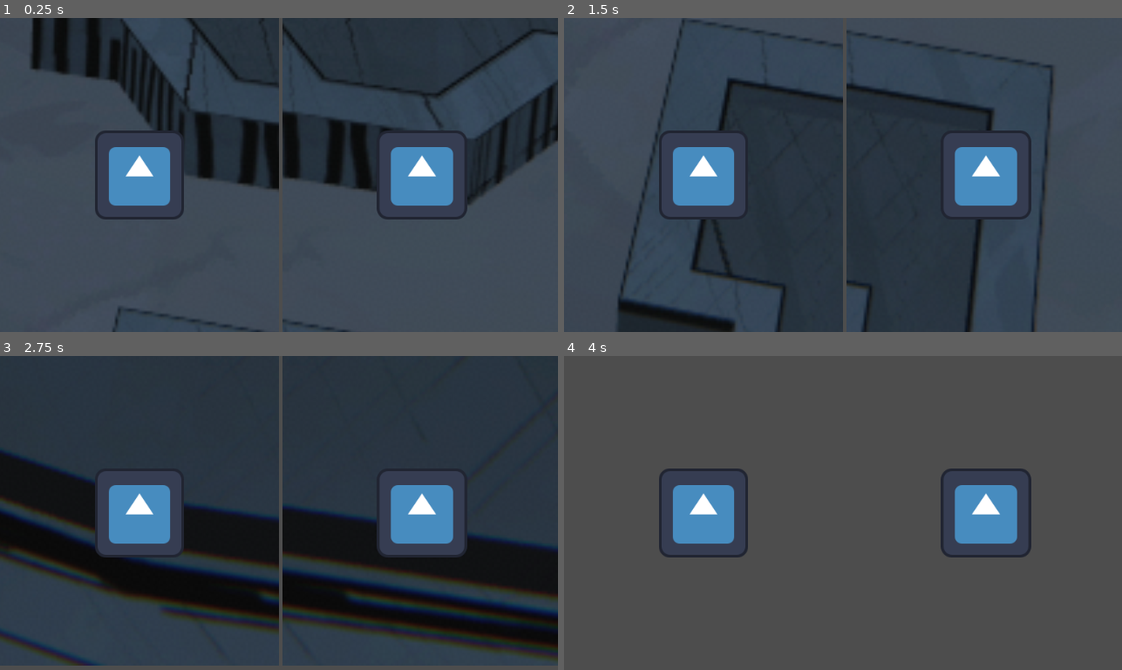
Above: before the commit, frames 1-4 (two rows, left to right).
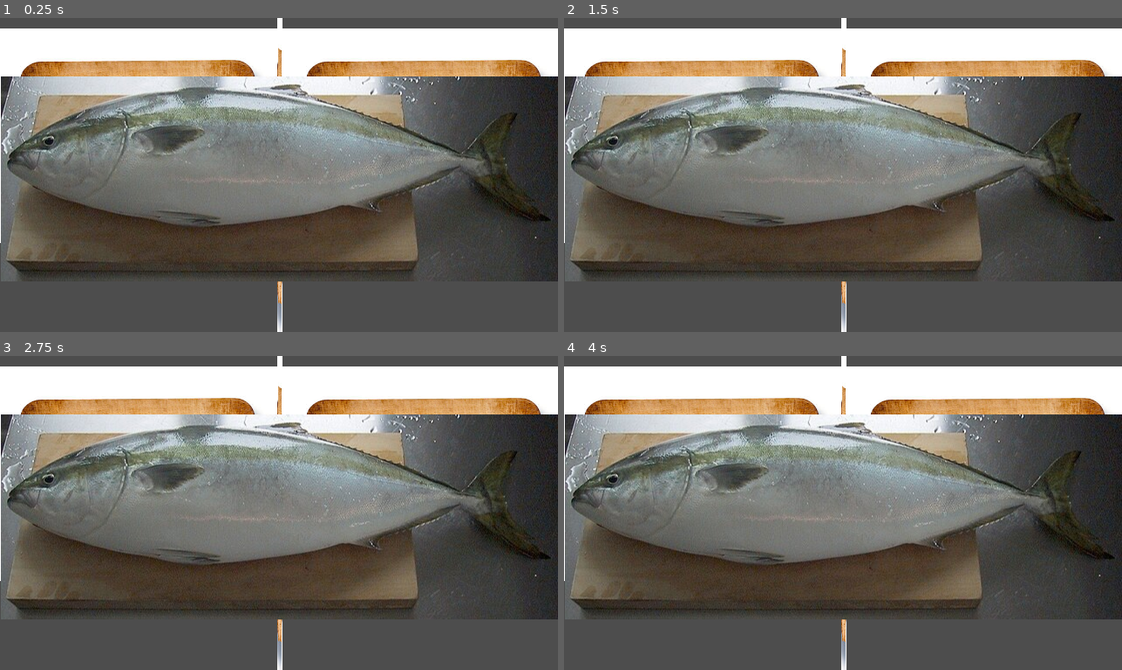
Above: after the commit, the same moments.

Repository: Fullbust505/GameJam2026
Game: Godot game, scene res://scenes/cam_template.tscn
Two runs of this game, one before a commit and one after it. Both use one fixed random seed, a clock stepped at 60 frames per second and the inputs below. The engine's default icon, where the game draws it, is replaced by a stand-in: a white triangle on a blue panel in a dark square.
Inputs:
- Up to frame 1 (0.25 s): no input
- Up to frame 2 (1.5 s): no input
- Up to frame 3 (2.75 s): no input
- Up to frame 4 (4 s): tap Enter at 3.5 s

The runs differ from the first frame. In frame 1, 78% of the frame differs, in the area x 0-100%, y 0-100%; in frame 2, 84%; in frame 3, 92%; in frame 4, 68%.

Commit message:
cutting game functionnal

Diff:
--- a/monsieur-monstre-jeux/scenes/apnee_level.tscn
+++ b/monsieur-monstre-jeux/scenes/apnee_level.tscn
@@ -1,18 +1,24 @@
 [gd_scene format=3 uid="uid://da4q0glx3nck1"]
 
+[ext_resource type="Script" uid="uid://c1q7w04fikri3" path="res://scripts/apnee_level.gd" id="1_1ggvs"]
 [ext_resource type="PackedScene" uid="uid://becnsoal6i1ry" path="res://scenes/nage_P1.tscn" id="1_3l7bd"]
 [ext_resource type="PackedScene" uid="uid://dyy81owekxuom" path="res://scenes/nage_P2.tscn" id="2_8o8tc"]
-[ext_resource type="Texture2D" uid="uid://dy7hfpp71wuar" path="res://sprites/background.png" id="3_qhxwh"]
+[ext_resource type="Texture2D" uid="uid://c2f2hb6esuyce" path="res://sprites/fonds_marins.jpg" id="4_xss8d"]
+[ext_resource type="PackedScene" uid="uid://rj5diaay2u36" path="res://scenes/fish.tscn" id="5_xss8d"]
 
-[node name="Node" type="Node" unique_id=2062969420]
+[node name="apnee_level" type="Node" unique_id=2062969420]
+script = ExtResource("1_1ggvs")
 
 [node name="P1" parent="." unique_id=2103489380 instance=ExtResource("1_3l7bd")]
-position = Vector2(2, 0)
 
 [node name="P2" parent="." unique_id=837561289 instance=ExtResource("2_8o8tc")]
-position = Vector2(227, 0)
+position = Vector2(500, 0)
 
 [node name="background" type="Sprite2D" parent="." unique_id=290239481]
 z_index = -3
-scale = Vector2(3.0511725, 3.0511725)
-texture = ExtResource("3_qhxwh")
+position = Vector2(224.00003, 600.00006)
+scale = Vector2(1.6111732, 1.6111732)
+texture = ExtResource("4_xss8d")
+
+[node name="Fish" parent="." unique_id=394645795 instance=ExtResource("5_xss8d")]
+position = Vector2(-2, 251)
--- a/monsieur-monstre-jeux/scenes/cam_template.tscn
+++ b/monsieur-monstre-jeux/scenes/cam_template.tscn
@@ -1,7 +1,9 @@
 [gd_scene format=3 uid="uid://bfbny43birx8b"]
 
 [ext_resource type="Script" uid="uid://c5fqa1ax7aw5v" path="res://scripts/world.gd" id="1_n5pg7"]
-[ext_resource type="PackedScene" uid="uid://da4q0glx3nck1" path="res://scenes/apnee_level.tscn" id="2_n5pg7"]
+[ext_resource type="PackedScene" uid="uid://duj8xj1kbg5w8" path="res://scenes/cuisine_level.tscn" id="2_aep5y"]
+[ext_resource type="Texture2D" uid="uid://cp1xeoun8ih63" path="res://sprites/cutting board.jpg" id="3_rcbem"]
+[ext_resource type="Texture2D" uid="uid://66s4ikqhwo6s" path="res://sprites/500px-Seriola_on_cutting_board.png" id="4_rcbem"]
 
 [node name="Node" type="Node" unique_id=1193111562]
 script = ExtResource("1_n5pg7")
@@ -18,9 +20,15 @@
 size = Vector2i(320, 360)
 render_target_update_mode = 4
 
-[node name="Level" parent="HBoxContainer/P1_view_container/P1_view" unique_id=2062969420 instance=ExtResource("2_n5pg7")]
+[node name="P1Cam" type="Camera2D" parent="HBoxContainer/P1_view_container/P1_view" unique_id=1998250280]
 
-[node name="P1Cam" type="Camera2D" parent="HBoxContainer/P1_view_container/P1_view" unique_id=1998250280]
+[node name="Level" parent="HBoxContainer/P1_view_container/P1_view" unique_id=2062969420 instance=ExtResource("2_aep5y")]
+
+[node name="Sprite2D" type="Sprite2D" parent="HBoxContainer" unique_id=307835672]
+position = Vector2(321, 179)
+rotation = 3.1415927
+scale = Vector2(0.01, -1)
+texture = ExtResource("3_rcbem")
 
 [node name="P2_view_container" type="SubViewportContainer" parent="HBoxContainer" unique_id=1012394501]
 layout_mode = 2
@@ -31,3 +39,24 @@
 render_target_update_mode = 4
 
 [node name="P2Cam" type="Camera2D" parent="HBoxContainer/P2_view_container/P2_view" unique_id=38584722]
+
+[node name="Camera2D" type="Camera2D" parent="." unique_id=1430971758]
+anchor_mode = 0
+
+[node name="Label" type="Label" parent="." unique_id=773116792]
+z_index = 2
+z_as_relative = false
+offset_left = 300.0
+offset_right = 340.0
+offset_bottom = 23.0
+theme_override_font_sizes/font_size = 32
+horizontal_alignment = 1
+vertical_alignment = 1
+
+[node name="tuto" type="Sprite2D" parent="." unique_id=1217964979]
+position = Vector2(321, 185)
+texture = ExtResource("4_rcbem")
+
+[node name="p1readiness" type="Sprite2D" parent="." unique_id=1748155364]
+
+[node name="p2readiness" type="Sprite2D" parent="." unique_id=1895988079]
--- a/monsieur-monstre-jeux/scenes/cuisine_level.tscn
+++ b/monsieur-monstre-jeux/scenes/cuisine_level.tscn
@@ -1,15 +1,18 @@
 [gd_scene format=3 uid="uid://duj8xj1kbg5w8"]
 
-[ext_resource type="PackedScene" uid="uid://becnsoal6i1ry" path="res://scenes/nage_P1.tscn" id="1_kytv1"]
-[ext_resource type="PackedScene" uid="uid://dyy81owekxuom" path="res://scenes/nage_P2.tscn" id="2_724up"]
+[ext_resource type="Script" uid="uid://coc514l6jtinv" path="res://scripts/cut_logic.gd" id="1_4r5d3"]
+[ext_resource type="PackedScene" uid="uid://eua0qi6j81g1" path="res://scenes/cut_P1.tscn" id="1_evvn1"]
+[ext_resource type="PackedScene" uid="uid://3f1odqe353cn" path="res://scenes/cut_P2.tscn" id="2_4r5d3"]
 [ext_resource type="Texture2D" uid="uid://cp1xeoun8ih63" path="res://sprites/cutting board.jpg" id="3_ng1ri"]
 
 [node name="Node" type="Node" unique_id=2062969420]
+script = ExtResource("1_4r5d3")
 
-[node name="P1" parent="." unique_id=2103489380 instance=ExtResource("1_kytv1")]
+[node name="P1" parent="." unique_id=113941445 instance=ExtResource("1_evvn1")]
+position = Vector2(4, 45)
 
-[node name="P2" parent="." unique_id=837561289 instance=ExtResource("2_724up")]
-position = Vector2(0, 530)
+[node name="P2" parent="." unique_id=1882942523 instance=ExtResource("2_4r5d3")]
+position = Vector2(0, 575)
 
 [node name="background1" type="Sprite2D" parent="." unique_id=290239481]
 z_index = -3
@@ -21,3 +24,13 @@
 position = Vector2(0, 530)
 scale = Vector2(0.531, 0.6)
 texture = ExtResource("3_ng1ri")
+
+[node name="mg_duration" type="Timer" parent="." unique_id=1821070063]
+wait_time = 30.0
+one_shot = true
+
+[connection signal="finish_p1" from="P1" to="." method="_on_finish_p1"]
+[connection signal="ready_p1" from="P1" to="." method="_on_p1_ready"]
+[connection signal="finish_p2" from="P2" to="." method="_on_finish_p2"]
+[connection signal="ready_p2" from="P2" to="." method="_on_p2_ready"]
+[connection signal="timeout" from="mg_duration" to="." method="_on_mg_duration_timeout"]
--- /dev/null
+++ b/monsieur-monstre-jeux/scenes/cut_P1.tscn
@@ -0,0 +1,22 @@
+[gd_scene format=3 uid="uid://eua0qi6j81g1"]
+
+[ext_resource type="Script" uid="uid://cg20dyumds04u" path="res://scripts/cut_p1.gd" id="1_bcql0"]
+[ext_resource type="Texture2D" uid="uid://c8dij7uooqbew" path="res://sprites/couteau.png" id="1_bhh4c"]
+
+[sub_resource type="SpriteFrames" id="SpriteFrames_bcql0"]
+animations = [{
+"frames": [{
+"duration": 1.0,
+"texture": ExtResource("1_bhh4c")
+}],
+"loop": true,
+"name": &"default",
+"speed": 5.0
+}]
+
+[node name="P1" type="Node2D" unique_id=113941445]
+script = ExtResource("1_bcql0")
+
+[node name="AnimatedSprite2D" type="AnimatedSprite2D" parent="." unique_id=628626285]
+scale = Vector2(0.167, 0.3)
+sprite_frames = SubResource("SpriteFrames_bcql0")
--- /dev/null
+++ b/monsieur-monstre-jeux/scenes/cut_P2.tscn
@@ -0,0 +1,22 @@
+[gd_scene format=3 uid="uid://3f1odqe353cn"]
+
+[ext_resource type="Script" uid="uid://cacv3mtcy6q4c" path="res://scripts/cut_p2.gd" id="1_at8dn"]
+[ext_resource type="Texture2D" uid="uid://c8dij7uooqbew" path="res://sprites/couteau.png" id="1_ryuok"]
+
+[sub_resource type="SpriteFrames" id="SpriteFrames_bcql0"]
+animations = [{
+"frames": [{
+"duration": 1.0,
+"texture": ExtResource("1_ryuok")
+}],
+"loop": true,
+"name": &"default",
+"speed": 5.0
+}]
+
+[node name="P2" type="Node2D" unique_id=113941445]
+script = ExtResource("1_at8dn")
+
+[node name="AnimatedSprite2D" type="AnimatedSprite2D" parent="." unique_id=628626285]
+scale = Vector2(0.167, 0.3)
+sprite_frames = SubResource("SpriteFrames_bcql0")
--- /dev/null
+++ b/monsieur-monstre-jeux/scenes/fish.tscn
@@ -0,0 +1,36 @@
+[gd_scene format=3 uid="uid://rj5diaay2u36"]
+
+[ext_resource type="Texture2D" uid="uid://bikruwj6j51sj" path="res://sprites/330px-Shrimp_on_cutting_board.png" id="1_nub35"]
+[ext_resource type="Texture2D" uid="uid://dgxl51x2vbe4j" path="res://sprites/500px-Red_Snapper_on_cutting_board.png" id="2_pgks6"]
+[ext_resource type="Texture2D" uid="uid://66s4ikqhwo6s" path="res://sprites/500px-Seriola_on_cutting_board.png" id="3_6lgmd"]
+
+[sub_resource type="SpriteFrames" id="SpriteFrames_nub35"]
+animations = [{
+"frames": [{
+"duration": 1.0,
+"texture": ExtResource("1_nub35")
+}, {
+"duration": 1.0,
+"texture": ExtResource("2_pgks6")
+}, {
+"duration": 1.0,
+"texture": ExtResource("3_6lgmd")
+}],
+"loop": false,
+"name": &"default",
+"speed": 5.0
+}]
+
+[sub_resource type="RectangleShape2D" id="RectangleShape2D_pgks6"]
+size = Vector2(119, 107)
+
+[node name="Node2D" type="Node2D" unique_id=53491448]
+
+[node name="AnimatedSprite2D" type="AnimatedSprite2D" parent="." unique_id=137714282]
+scale = Vector2(0.20428912, 0.3200003)
+sprite_frames = SubResource("SpriteFrames_nub35")
+
+[node name="Area2D" type="Area2D" parent="." unique_id=1506846997]
+
+[node name="CollisionShape2D" type="CollisionShape2D" parent="Area2D" unique_id=1285745399]
+shape = SubResource("RectangleShape2D_pgks6")
--- a/monsieur-monstre-jeux/scenes/nage_P1.tscn
+++ b/monsieur-monstre-jeux/scenes/nage_P1.tscn
@@ -1,7 +1,7 @@
 [gd_scene format=3 uid="uid://becnsoal6i1ry"]
 
 [ext_resource type="Texture2D" uid="uid://bbxo30ypwsfeu" path="res://sprites/icon.svg" id="1_c4gc8"]
-[ext_resource type="Script" uid="uid://pdwnlod2u80m" path="res://scripts/nage_p1mvt.gd" id="1_reohb"]
+[ext_resource type="Script" uid="uid://pdwnlod2u80m" path="res://scripts/nage_p1.gd" id="1_reohb"]
 
 [sub_resource type="PhysicsMaterial" id="PhysicsMaterial_c4gc8"]
 
@@ -18,6 +18,7 @@
 [node name="RigidBody2D" type="RigidBody2D" parent="." unique_id=1093869996]
 mass = 70.0
 physics_material_override = SubResource("PhysicsMaterial_c4gc8")
+gravity_scale = 0.2
 
 [node name="CollisionShape2D" type="CollisionShape2D" parent="RigidBody2D" unique_id=922787149]
 scale = Vector2(2.5, 2.5)
--- a/monsieur-monstre-jeux/scenes/nage_P2.tscn
+++ b/monsieur-monstre-jeux/scenes/nage_P2.tscn
@@ -1,6 +1,6 @@
 [gd_scene format=3 uid="uid://dyy81owekxuom"]
 
-[ext_resource type="Script" uid="uid://bg3waskesp805" path="res://scripts/nage_p2mvt.gd" id="1_72qln"]
+[ext_resource type="Script" uid="uid://bg3waskesp805" path="res://scripts/nage_p2.gd" id="1_72qln"]
 [ext_resource type="Texture2D" uid="uid://bbxo30ypwsfeu" path="res://sprites/icon.svg" id="2_ng1ri"]
 
 [sub_resource type="PhysicsMaterial" id="PhysicsMaterial_c4gc8"]
@@ -19,6 +19,7 @@
 [node name="RigidBody2D" type="RigidBody2D" parent="." unique_id=1093869996]
 mass = 70.0
 physics_material_override = SubResource("PhysicsMaterial_c4gc8")
+gravity_scale = 0.2
 
 [node name="CollisionShape2D" type="CollisionShape2D" parent="RigidBody2D" unique_id=922787149]
 scale = Vector2(2.5, 2.5)
--- /dev/null
+++ b/monsieur-monstre-jeux/scripts/apnee_level.gd
@@ -0,0 +1,11 @@
+extends Node
+
+
+# Called when the node enters the scene tree for the first time.
+func _ready() -> void:
+	pass # Replace with function body.
+
+
+# Called every frame. 'delta' is the elapsed time since the previous frame.
+func _process(delta: float) -> void:
+	pass
--- /dev/null
+++ b/monsieur-monstre-jeux/scripts/cut_logic.gd
@@ -0,0 +1,91 @@
+extends Node
+@onready var timer = $"mg_duration"
+@onready var label = $"../../../../Label"
+@onready var tuto = $"../../../../tuto"
+@onready var p1_readiness = $"../../../../p1readiness"
+@onready var p2_readiness = $"../../../../p2readiness"
+@export var number_of_cuts = randi_range(3, 9)
+
+var timeouts = 0
+var p1_ready = false
+var p2_ready = false
+var finish_p1 = false
+var finish_p2 = false
+
+func _ready() -> void:
+	timer.wait_time = 4
+	print(number_of_cuts)
+
+func _process(delta: float) -> void:
+	if finish_p1 and finish_p2 and not timer.is_stopped() :
+		timer.stop()
+		end_game()
+	else:
+		if p1_ready and p2_ready and timeouts==0 and timer.is_stopped():
+			timer.start()
+			tuto.visible=false
+			p1_readiness.visible = false
+			p2_readiness.visible=false
+		var s_dur = timer.time_left
+		if timeouts==0:
+			label.text = '%02d' % [s_dur]
+		elif timeouts ==1:
+			label.text = '%02d' % [s_dur]
+		if s_dur<1:
+			label.text = ''
+
+func _on_mg_duration_timeout() -> void:
+	timeouts+=1
+	if timeouts ==1:
+		timer.wait_time = 10
+		timer.start()
+	if timeouts == 2:
+		end_game()
+
+func end_game():
+	var winner = ""
+	var perfect_length = 330/number_of_cuts-1
+
+	var p1_cuts = $P1.cut_positions
+	var p1_diff = 0.0
+
+	var p2_cuts = $P2.cut_positions
+	var p2_diff = 0.0
+
+	p1_cuts.insert(0, 165)
+	p1_cuts.insert(-1, -165)
+	p1_cuts.sort()
+
+	p2_cuts.insert(0, 165)
+	p2_cuts.insert(-1, -165)
+	p2_cuts.sort()
+
+	for i in range(p1_cuts.size()-1):
+		print(p1_diff)
+		p1_diff+=abs(p1_cuts[i+1]-p1_cuts[i]-perfect_length)
+
+	for j in range(p2_cuts.size()-1):
+		print(p2_diff)
+		p2_diff+=abs(p2_cuts[j+1]-p2_cuts[j]-perfect_length)
+
+	if p2_diff < p1_diff:
+		winner = "p2"
+	else :
+		winner = "p1"
+
+	print(p1_cuts)
+	print(p2_cuts)
+	print(p1_diff)
+	print(p2_diff)
+	print(winner)
+
+
+func _on_p1_ready() -> void:
+	p1_ready = true
+func _on_p2_ready() -> void:
+	p2_ready = true
+
+func _on_finish_p1() -> void:
+	finish_p1=true
+func _on_finish_p2() -> void:
+	finish_p2 = true
--- /dev/null
+++ b/monsieur-monstre-jeux/scripts/cut_p1.gd
@@ -0,0 +1,30 @@
+extends Node2D
+var speed = 200
+@export var player_index=0
+@export var cut_positions = []
+var input_velocity = Vector2.ZERO
+@onready var timer = $"../mg_duration"
+@onready var minigame = $".."
+signal ready_p1
+signal finish_p1
+
+# Called every frame. 'delta' is the elapsed time since the previous frame.
+func _physics_process(delta: float) -> void:
+	if not timer.is_stopped():
+		input_velocity = Vector2.ZERO
+		if Input.is_joy_button_pressed(player_index, JOY_BUTTON_A) and Input.is_action_just_pressed("game_main_button") and cut_positions.size() < minigame.number_of_cuts-1:
+			cut_positions.append(position.x)
+			print(cut_positions)
+		input_velocity += Input.get_joy_axis(player_index, JOY_AXIS_LEFT_X) * Vector2.RIGHT * 200
+
+	if timer.is_stopped() and Input.is_joy_button_pressed(player_index, JOY_BUTTON_A):
+		ready_p1.emit()
+
+	if cut_positions.size() == minigame.number_of_cuts-1:
+		finish_p1.emit()
+
+	position += input_velocity * delta
+	if position.x > 165:
+		position -= input_velocity * delta
+	elif position.x < -165:
+		position -= input_velocity * delta
--- /dev/null
+++ b/monsieur-monstre-jeux/scripts/cut_p2.gd
@@ -0,0 +1,30 @@
+extends Node2D
+var speed = 200
+@export var player_index=1
+@export var cut_positions = []
+var input_velocity = Vector2.ZERO
+@onready var timer = $"../mg_duration"
+@onready var minigame = $".."
+signal ready_p2
+signal finish_p2
+
+# Called every frame. 'delta' is the elapsed time since the previous frame.
+func _physics_process(delta: float) -> void:
+	if not timer.is_stopped():
+		input_velocity = Vector2.ZERO
+		if Input.is_joy_button_pressed(player_index, JOY_BUTTON_A) and Input.is_action_just_pressed("game_main_button") and cut_positions.size() < minigame.number_of_cuts-1:
+			cut_positions.append(position.x)
+			print(cut_positions)
+		input_velocity += Input.get_joy_axis(player_index, JOY_AXIS_LEFT_X) * Vector2.RIGHT * 200
+
+	if timer.is_stopped() and Input.is_joy_button_pressed(player_index, JOY_BUTTON_A):
+		ready_p2.emit()
+
+	if cut_positions.size() == minigame.number_of_cuts-1:
+		finish_p2.emit()
+
+	position += input_velocity * delta
+	if position.x > 165:
+		position -= input_velocity * delta
+	elif position.x < -165:
+		position -= input_velocity * delta
--- a/monsieur-monstre-jeux/scripts/world.gd
+++ b/monsieur-monstre-jeux/scripts/world.gd
@@ -16,7 +16,6 @@
 func _ready():
 	players["P2"].viewport.world_2d = players["P1"].viewport.world_2d
 	for node in players.values():
-		print(node)
 		var remote_transform := RemoteTransform2D.new()
 		remote_transform.remote_path = node.camera.get_path()
 		node.player.add_child(remote_transform)
Not shown, added: monsieur-monstre-jeux/scripts/apnee_level.gd.uid
Not shown, added: monsieur-monstre-jeux/scripts/cut_logic.gd.uid
Not shown, added: monsieur-monstre-jeux/scripts/cut_p1.gd.uid
Not shown, added: monsieur-monstre-jeux/scripts/cut_p2.gd.uid
Empty file added: monsieur-monstre-jeux/scripts/level_timer_display.gd
Not shown, added: monsieur-monstre-jeux/scripts/level_timer_display.gd.uid
Renamed: monsieur-monstre-jeux/scripts/nage_p1mvt.gd -> monsieur-monstre-jeux/scripts/nage_p1.gd
Renamed: monsieur-monstre-jeux/scripts/nage_p1mvt.gd.uid -> monsieur-monstre-jeux/scripts/nage_p1.gd.uid
Renamed: monsieur-monstre-jeux/scripts/nage_p2mvt.gd -> monsieur-monstre-jeux/scripts/nage_p2.gd
Renamed: monsieur-monstre-jeux/scripts/nage_p2mvt.gd.uid -> monsieur-monstre-jeux/scripts/nage_p2.gd.uid
Binary file added: monsieur-monstre-jeux/sprites/couteau.png
Not shown, added: monsieur-monstre-jeux/sprites/couteau.png.import
